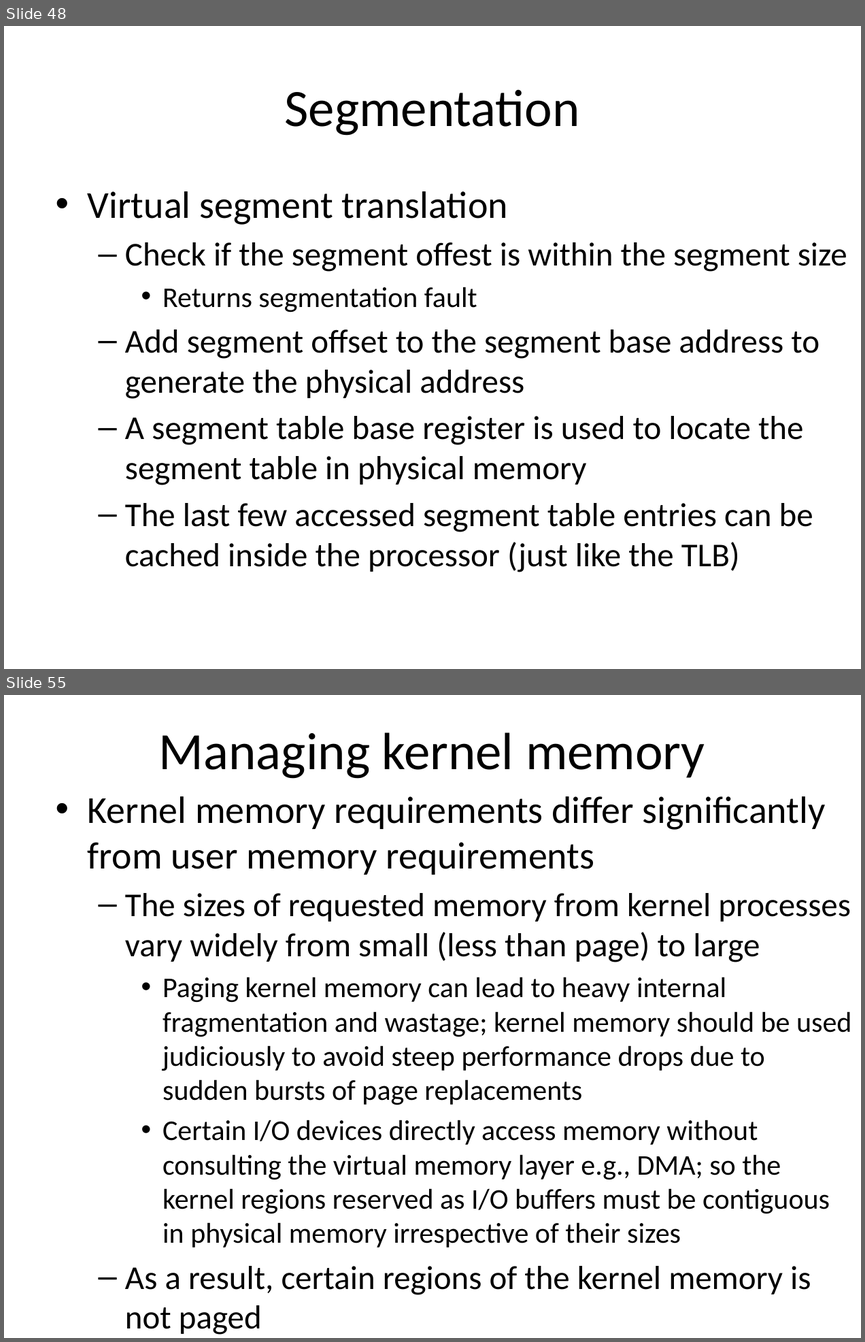
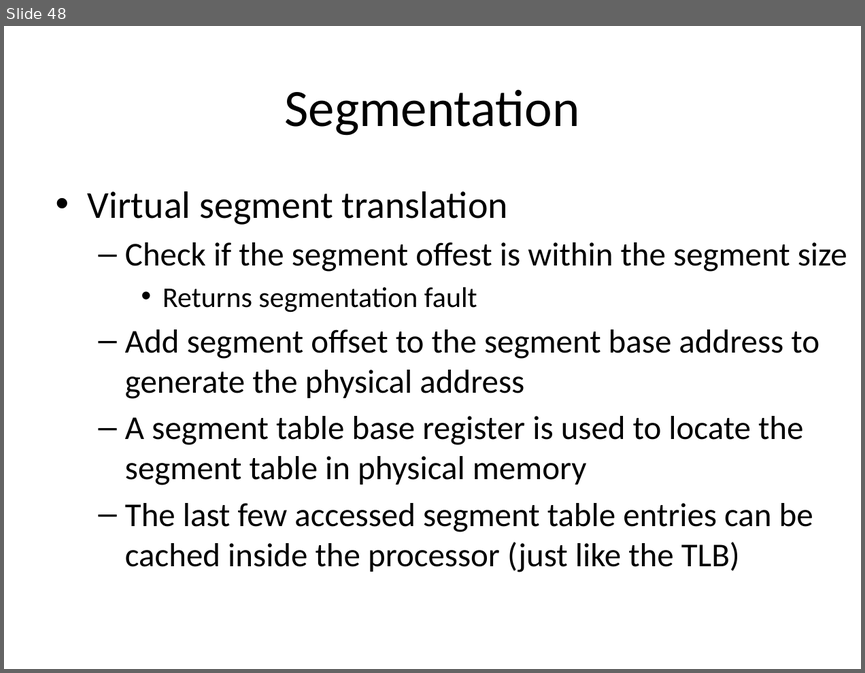
Before and after one commit to sidarth164/iitk-assignments, a slide deck: CS330/lectures/memory_management.pptx. Shown one above the other, each under a label of ours: slides 48 and 55 before the commit, slide 48 after it; the slides between them are not shown. The pictures are 865x1342 and 865x673 pixels, drawn with LibreOffice and Linux fonts; fonts in the diff are those of the drawing. Boxes give left, top, right and bottom in pixels: in the first picture for what was removed or moved away, otherwise in the second. Text is boxed around its words. In the diff, an @@ line names an element or a change of style, - is before the commit and + after.

```diff
--- a/CS330/lectures/memory_management.pptx
+++ b/CS330/lectures/memory_management.pptx
@@ slide 55 removed at [4, 695, 861, 1338], background #FFFFFF @@
@@ title removed at [159, 732, 705, 779] @@
-Managing kernel memory
@@ text removed at [88, 796, 851, 1334] @@
-• Kernel memory requirements differ significantly from user memory requirements
-  – The sizes of requested memory from kernel processes vary widely from small (less than page) to large
-    • Paging kernel memory can lead to heavy internal fragmentation and wastage; kernel memory should be used judiciously to avoid steep performance drops due to sudden bursts of page replacements
-    • Certain I/O devices directly access memory without consulting the virtual memory layer e.g., DMA; so the kernel regions reserved as I/O buffers must be contiguous in physical memory irrespective of their sizes
-  – As a result, certain regions of the kernel memory is not paged
```
Also in this commit, not shown: 1 slide changed, 6 other slides removed, 5 other files.
